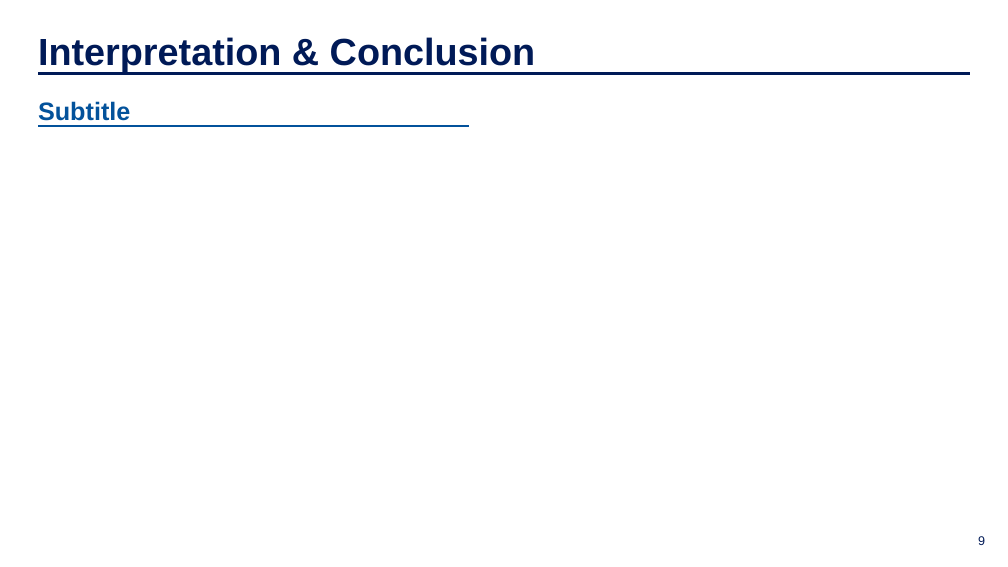
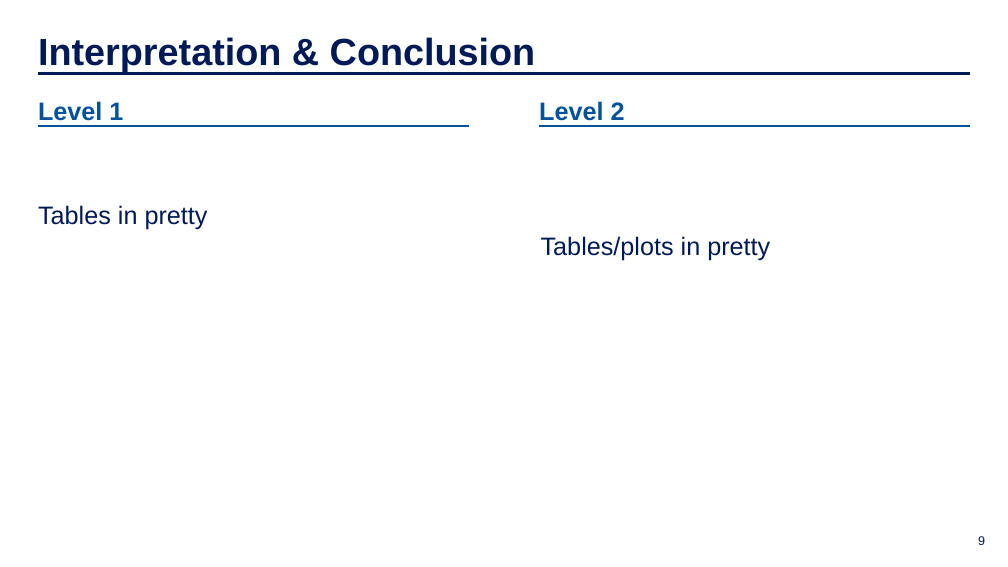
Before and after one commit to IDS-702-F21/team-project-2-streetrx-and-voting-in-nc-yellowfellows, a slide deck: slide 9 of Presentation/slide_deck.pptx. Drawn at 1008x567 pixels with LibreOffice and Linux fonts; fonts in the diff are those of the drawing; background and template pictures are left out. Boxes give left, top, right and bottom in pixels: in the first picture for what was removed or moved away, otherwise in the second. Text is boxed around its words. In the diff, an @@ line names an element or a change of style, - is before the commit and + after.

```diff
--- a/Presentation/slide_deck.pptx
+++ b/Presentation/slide_deck.pptx
@@ text at box(38, 101, 123, 121): text changed @@
-Subtitle
+Level 1
@@ text added at box(539, 101, 625, 121), 24 pt, text #03529B, bold @@
+Level 2
@@ line added from (539, 126) to (970, 126), #03529B 2.25 pt @@
@@ text added at box(38, 205, 208, 230), 24 pt, text #001A57 @@
+Tables in pretty
@@ text added at box(541, 236, 770, 260), 24 pt, text #001A57 @@
+Tables/plots in pretty
```
Also in this commit, not shown: 5 other slides changed, 2 slides added, 1 slide removed, 2 other files.
